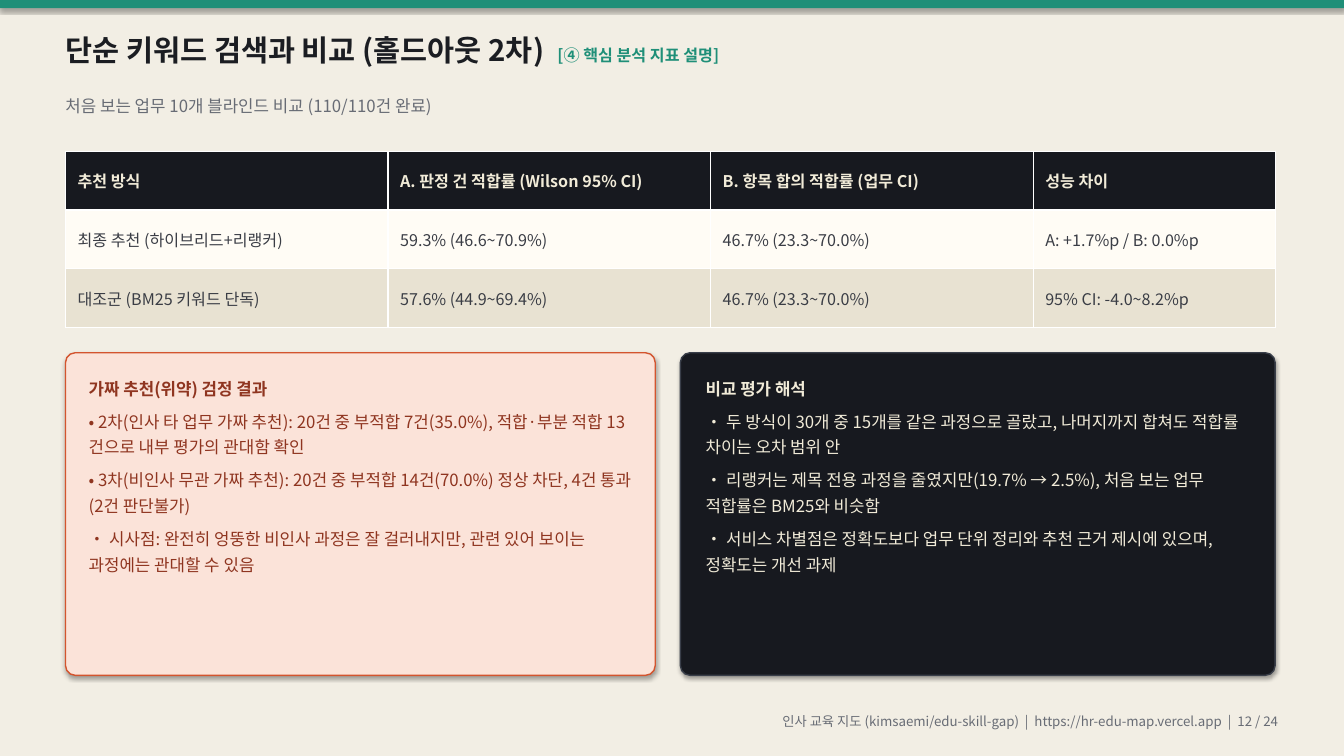
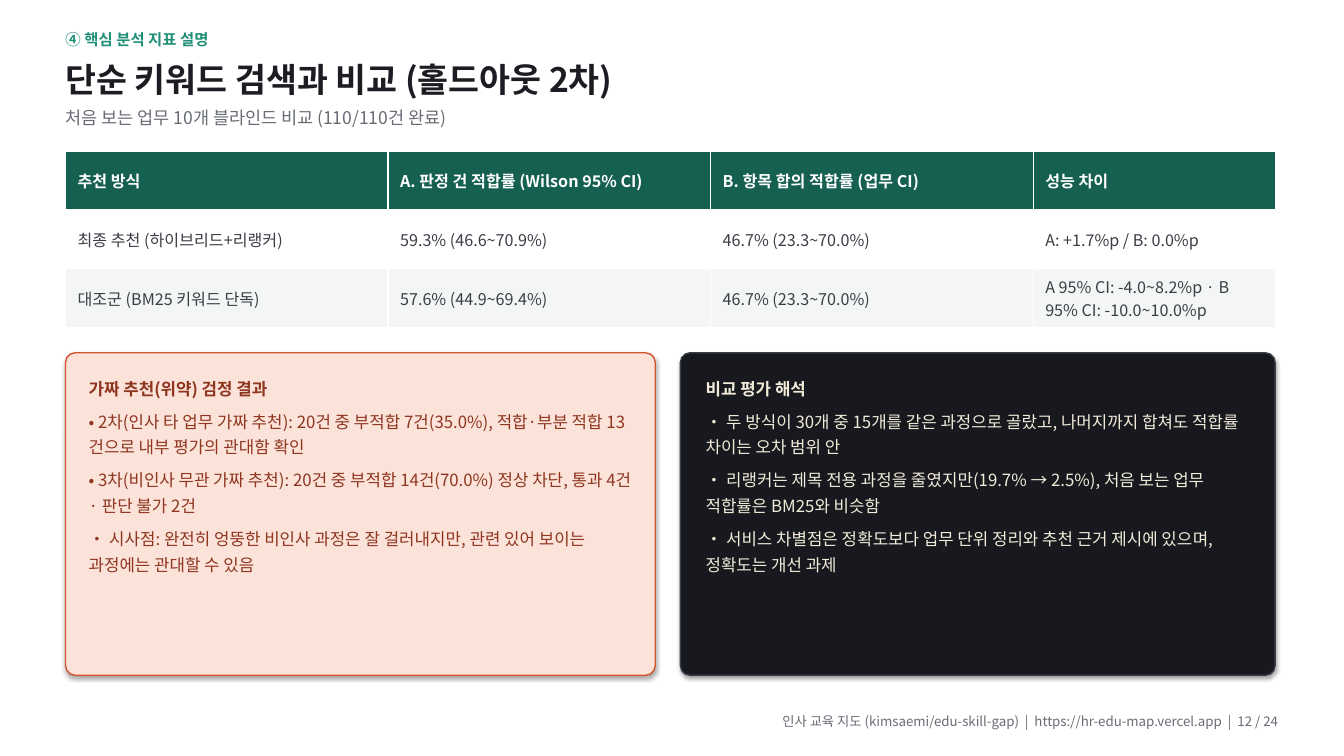
Before and after one commit to kimsaemi/edu-skill-gap, a slide deck: slide 12 of presentation/HR_교육지도_발표.pptx. Drawn at 1344x756 pixels with LibreOffice and Linux fonts; fonts in the diff are those of the drawing. Boxes give left, top, right and bottom in pixels: in the first picture for what was removed or moved away, otherwise in the second. Text is boxed around its words. In the diff, an @@ line names an element or a change of style, - is before the commit and + after.

```diff
--- a/presentation/HR_교육지도_발표.pptx
+++ b/presentation/HR_교육지도_발표.pptx
@@ rectangle at (0,0,1344,756): fill #F2EEE4 to #FFFFFF @@
@@ rectangle removed at (0,0,1344,8) @@
@@ text added at (65,32,208,47), 11 pt, text #1F8F78, bold @@
+④ 핵심 분석 지표 설명
@@ text at (65,63,612,99): text changed; size 21 to 24 pt @@
-단순 키워드 검색과 비교 (홀드아웃 2차) [④ 핵심 분석 지표 설명]
+단순 키워드 검색과 비교 (홀드아웃 2차)
@@ text "처음 보는 업무 10개 블라인드 ...": place and size @@
-text "처음 보는 업무 10개 블라인드 ..." at (65,98,432,115)
+text "처음 보는 업무 10개 블라인드 ..." at (65,109,446,127)
@@ text "처음 보는 업무 10개 블라인드 ..." at (65,109,446,127): size 12 to 12.5 pt @@
@@ table at (66,151,1275,328) @@
-row 3, column 4: 95% CI: -4.0~8.2%p
+row 3, column 4: A 95% CI: -4.0~8.2%p · B 95% CI: -10.0~10.0%p
@@ fill #17191F to #166052 in row 1 @@
@@ fill #FFFCF5 to #FFFFFF in row 2 @@
@@ fill #E8E2D2 to #F3F6F5 in row 3 @@
@@ text colour #F1EBD8 to #FFFFFF in "추천 방식", "A. 판정 건 적합률 (Wilson 95% CI)", "B. 항목 합의 적합률 (업무 CI)", "성능 차이" @@
@@ text at (98,472,631,514): text changed @@
-• 3차(비인사 무관 가짜 추천): 20건 중 부적합 14건(70.0%) 정상 차단, 4건 통과(2건 판단불가)
+• 3차(비인사 무관 가짜 추천): 20건 중 부적합 14건(70.0%) 정상 차단, 통과 4건 · 판단 불가 2건
```
Also in this commit, not shown: 22 other slides changed, 4 other files.
